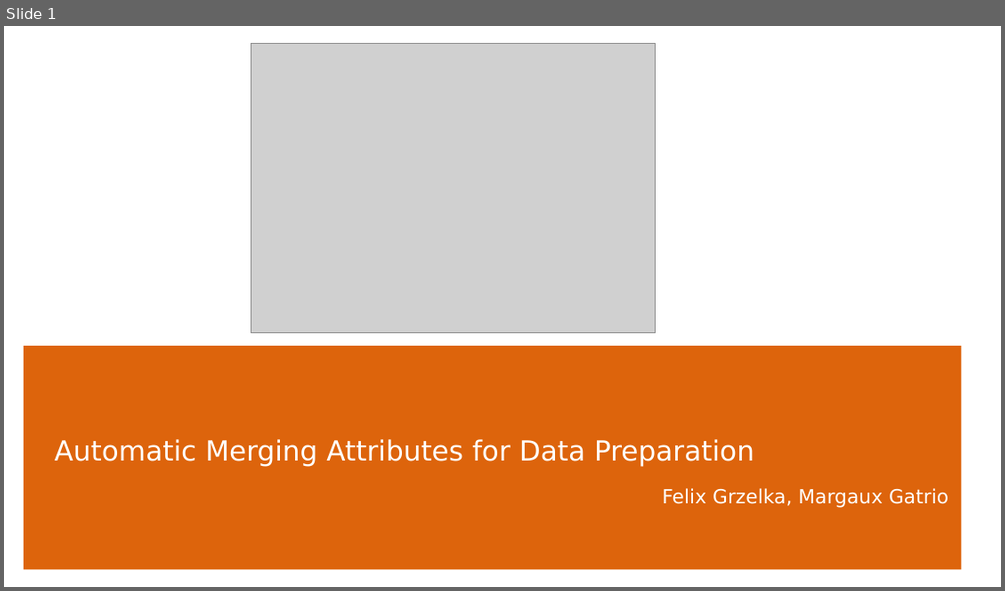
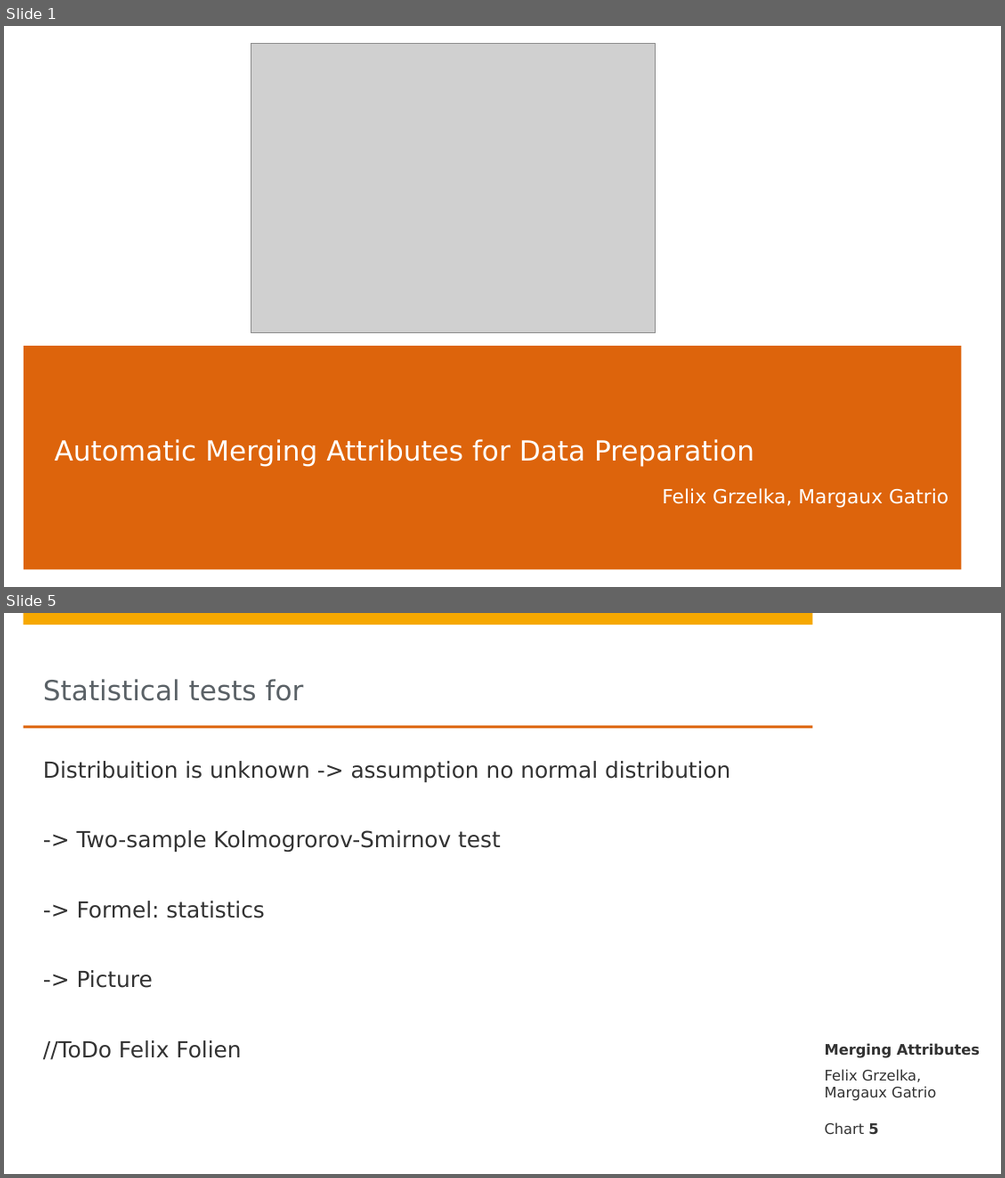
Before and after one commit to lanchiang/data-knoller, a slide deck: Grand_Präsi.pptx. Shown one above the other, each under a label of ours: slide 1 before the commit, slides 1 and 5 after it; the slides between them are not shown. The pictures are 1005x591 and 1005x1178 pixels, drawn with LibreOffice and Linux fonts; fonts in the diff are those of the drawing; grey boxes stand for pictures; background and template pictures are left out. Boxes give left, top, right and bottom in pixels: in the first picture for what was removed or moved away, otherwise in the second. Text is boxed around its words. In the diff, an @@ line names an element or a change of style, - is before the commit and + after.

```diff
--- a/Grand_Präsi.pptx
+++ b/Grand_Präsi.pptx
@@ slide 5 added at <box>4,613,1001,1174</box>, background #FFFFFF; not listed: 2 template elements that a slide beside it also shows @@
@@ title added at <box>43,679,304,701</box>, 20 pt, text #5A6166 @@
+Statistical tests for
@@ rectangle added at <box>833,707,989,726</box>, fill #FFFFFF @@
@@ rectangle added at <box>23,726,812,729</box>, fill #DD640C @@
@@ text added at <box>43,761,730,1060</box>, 16 pt, text #323232 @@
+Distribuition is unknown -> assumption no normal distribution
+-> Two-sample Kolmogrorov-Smirnov test
+-> Formel: statistics
+-> Picture
+//ToDo Felix Folien
@@ text added at <box>825,1043,979,1058</box>, 10.5 pt, text #323232, bold @@
+Merging Attributes
@@ text added at <box>825,1069,936,1101</box>, 10.5 pt, text #323232 @@
+Felix Grzelka, Margaux Gatrio
@@ page number added at <box>825,1122,878,1135</box>, 10.5 pt, text #323232 @@
+Chart 5
```
Also in this commit, not shown: 5 slides changed, 5 other slides added, 4 slides removed.
